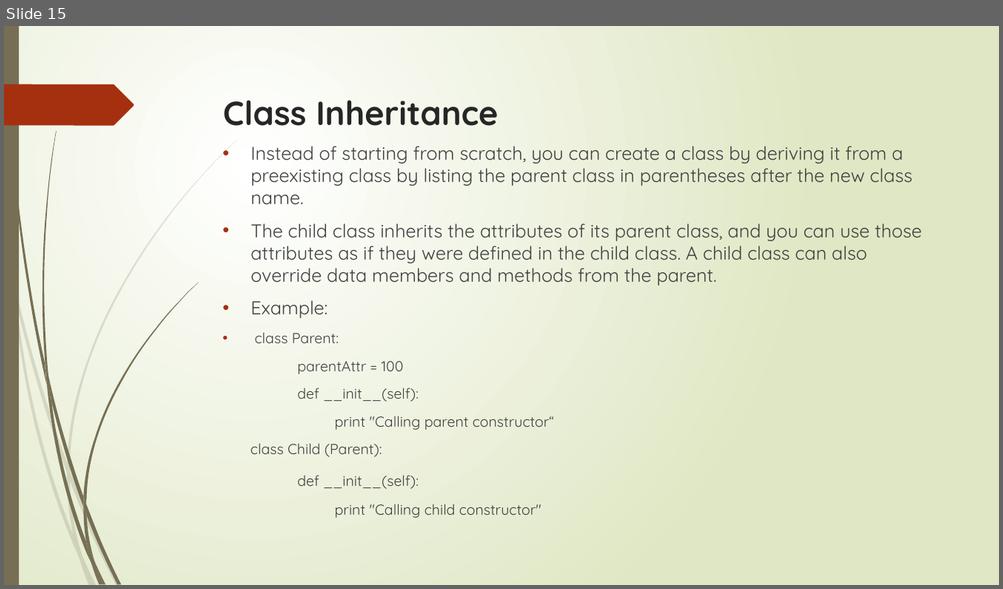
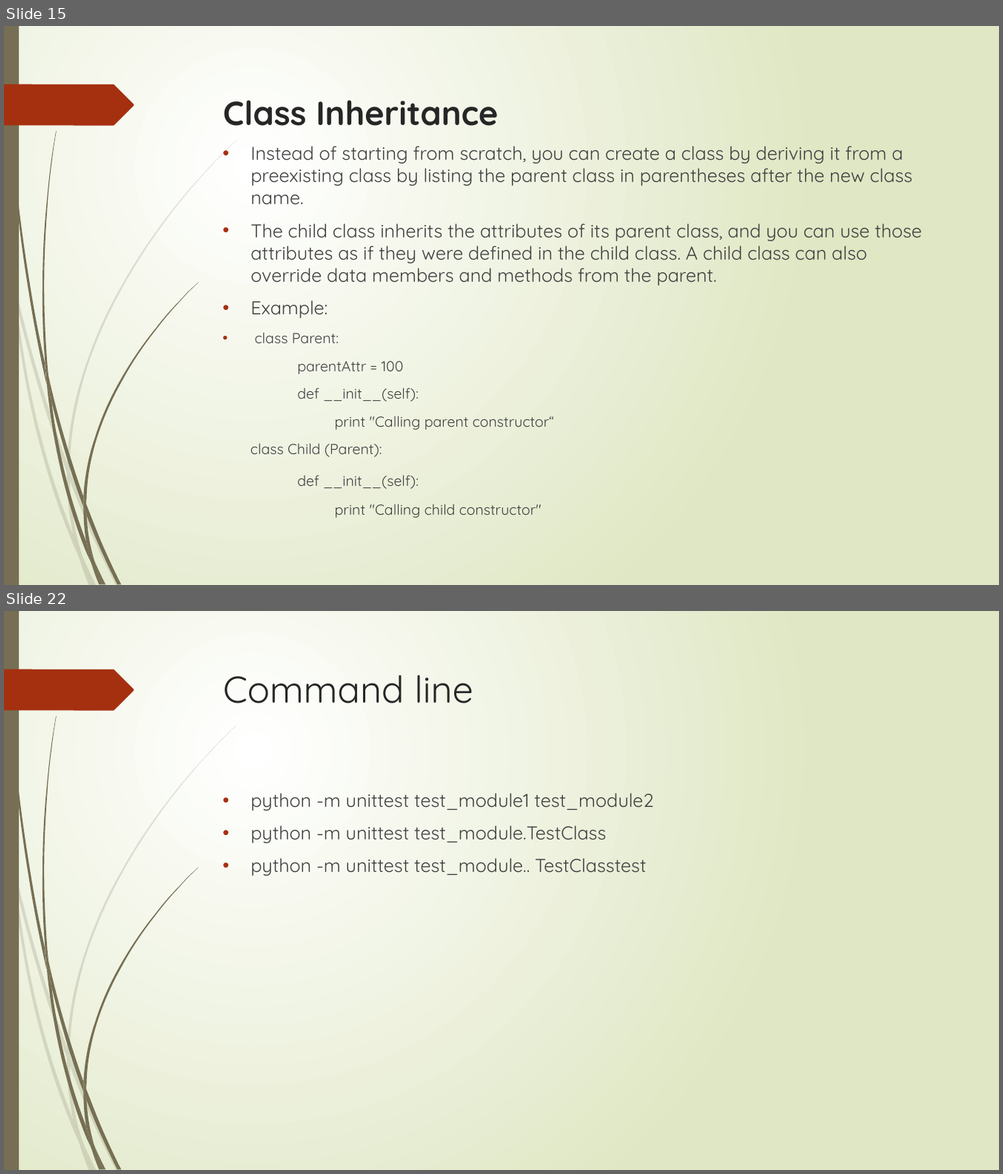
Before and after one commit to flyworker/python-automation-testing, a slide deck: document/course2-3.pptx. Shown one above the other, each under a label of ours: slide 15 before the commit, slides 15 and 22 after it; the slides between them are not shown. The pictures are 1003x589 and 1003x1174 pixels, drawn with LibreOffice and Linux fonts; fonts in the diff are those of the drawing. Boxes give left, top, right and bottom in pixels: in the first picture for what was removed or moved away, otherwise in the second. Text is boxed around its words. In the diff, an @@ line names an element or a change of style, - is before the commit and + after.

Commit message:
add just eat test

```diff
--- a/document/course2-3.pptx
+++ b/document/course2-3.pptx
@@ slide 22 added at (4, 611, 999, 1170), background gradient #FFFFFF to #DFE8C4; not listed: 24 template elements that a slide beside it also shows @@
@@ title added at (223, 675, 473, 703), 36 pt, text #262626 @@
+Command line
@@ text added at (250, 793, 653, 876), 18 pt, text #404040 @@
+• python -m unittest test_module1 test_module2
+• python -m unittest test_module.TestClass
+• python -m unittest test_module.. TestClasstest
```
Also in this commit, not shown: 2 slides changed, 6 other slides added, 11 other files.
